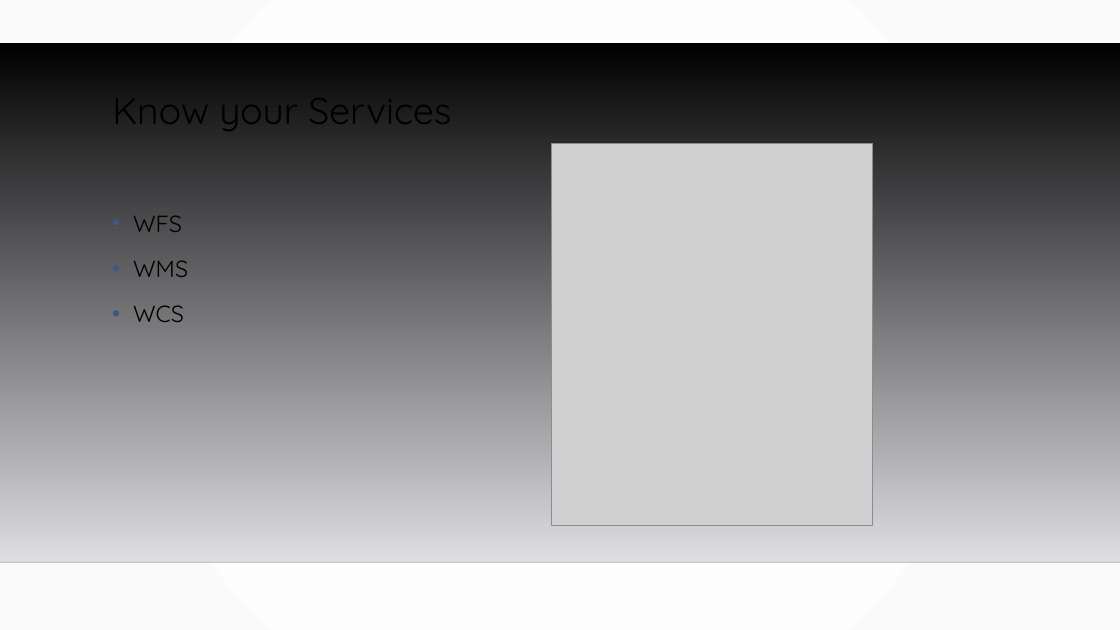
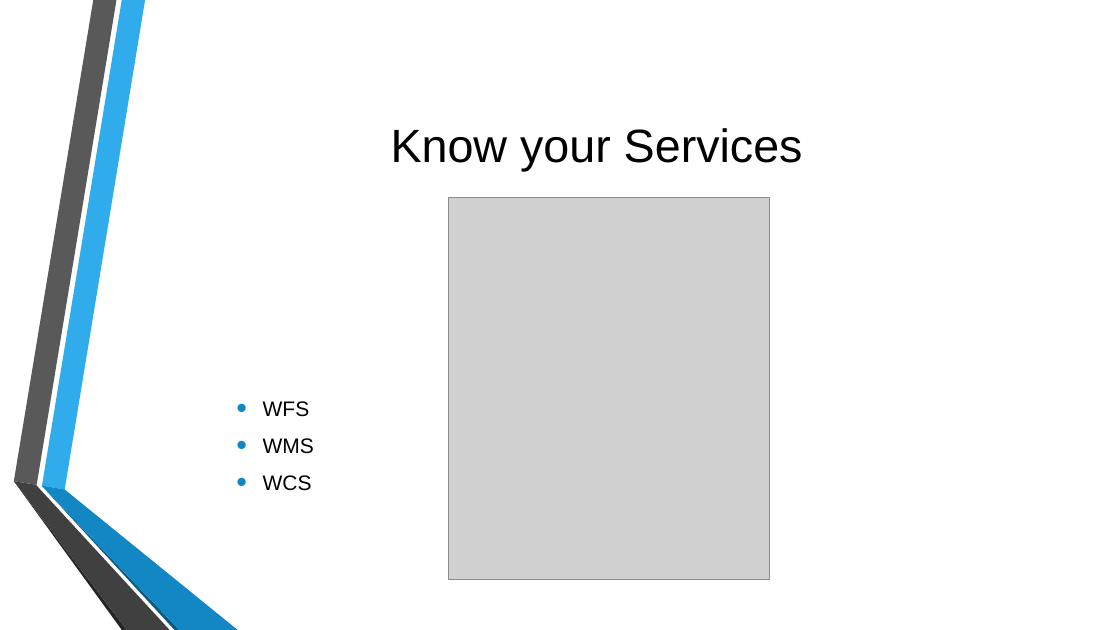
Before and after one commit to MGIS-UMN/GIS5577_week10, a slide deck: slide 10 of WebMapping_Backend.odp. Drawn at 1120x630 pixels with LibreOffice and Linux fonts; fonts in the diff are those of the drawing; grey boxes stand for pictures; background and template pictures are left out. Boxes give left, top, right and bottom in pixels: in the first picture for what was removed or moved away, otherwise in the second. Text is boxed around its words. In the diff, an @@ line names an element or a change of style, - is before the commit and + after.

```diff
--- a/WebMapping_Backend.odp
+++ b/WebMapping_Backend.odp
@@ background gradient #FFFFFF to #FAFAFA to picture (left out) @@
@@ freeform shape removed at (0,43,1120,562) @@
@@ title "Know your Services": place and size @@
-title "Know your Services" at (112,80,451,135)
+title "Know your Services" at (391,128,803,171)
@@ title "Know your Services" at (391,128,803,171): size 32 to 40 pt, font Quicksand to Arial; alignment left to centre; line spacing 0.9 to 1; vertical alignment top to middle @@
@@ picture: place and size @@
-picture at (552,143,873,526)
+picture at (448,197,769,581)
@@ text "WFS": place and size @@
-text "WFS" at (133,215,188,322)
+text "WFS" at (263,401,314,491)
@@ text "WFS" at (263,401,314,491): size 20 to 18 pt, font Quicksand to Arial; indent changed; line spacing 1.2 to 1; bullet colour #415588 to #1287C3; vertical alignment top to middle @@
@@ group added at (13,0,238,630): 6 freeform shapes @@
@@ line removed from (0, 562) to (1120, 562) @@
```
Also in this commit, not shown: 12 other slides changed, 1 other file.
